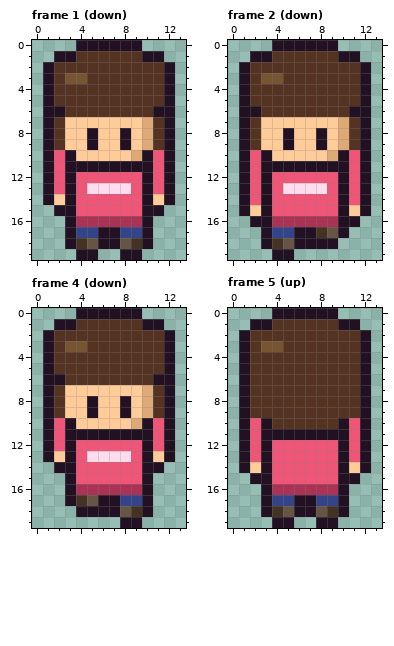
Edited in one commit: pixel-art file (games/picomon/art/hero.aseprite). The picture above was drawn from the file before the commit.
14x20 pixels, 12 frames. Shown: frame 1 (down), frame 2 (down), frame 4 (down), frame 5 (up). The commit also changed other frames, which this record leaves out.
And afterwards:
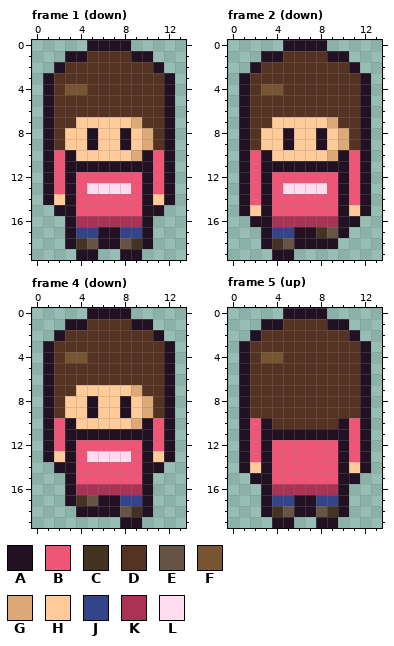
Palette (. is transparent): A #221122  B #ee5577  C #443322  D #553322  E #665544  F #775533  G #ddaa77  H #ffcc99  J #334488  K #aa3355  L #ffddee
Change:
--- frame 1 (down), layers "outline", "shade", "fill"
@@ x 0..13 @@
- 0 ....AAAAAA....
- 1 ..AADDDDDDAA..
- 2 .ADDDDDDDDDDA.
- 3 .ADFFDDDDDDDA.
- 4 .ADDDDDDDDDDA.
+ 0 .....AAAA.....
+ 1 ...AADDDDAA...
+ 2 ..ADDDDDDDDA..
+ 3 .ADDDDDDDDDDA.
+ 4 .ADFFDDDDDDDA.
  5 .ADDDDDDDDDDA.
- 6 .AADDDDDDDDAA.
- 7 .ADHHHHHHHGDA.
+ 6 .ADDDDDDDDDDA.
+ 7 .ADDHHHHHGDDA.
  8 .ADHHAHHAHGDA.
--- frame 2 (down), layers "outline", "shade", "fill": the same change as frame 1 (down)
--- frame 4 (down), layers "outline", "shade", "fill": the same change as frame 1 (down)
--- frame 5 (up), layers "outline", "shade"
@@ x 0..13 @@
- 0 ....AAAAAA....
- 1 ..AADDDDDDAA..
- 2 .ADDDDDDDDDDA.
- 3 .ADFFDDDDDDDA.
- 4 .ADDDDDDDDDDA.
+ 0 .....AAAA.....
+ 1 ...AADDDDAA...
+ 2 ..ADDDDDDDDA..
+ 3 .ADDDDDDDDDDA.
+ 4 .ADFFDDDDDDDA.
  5 .ADDDDDDDDDDA.
